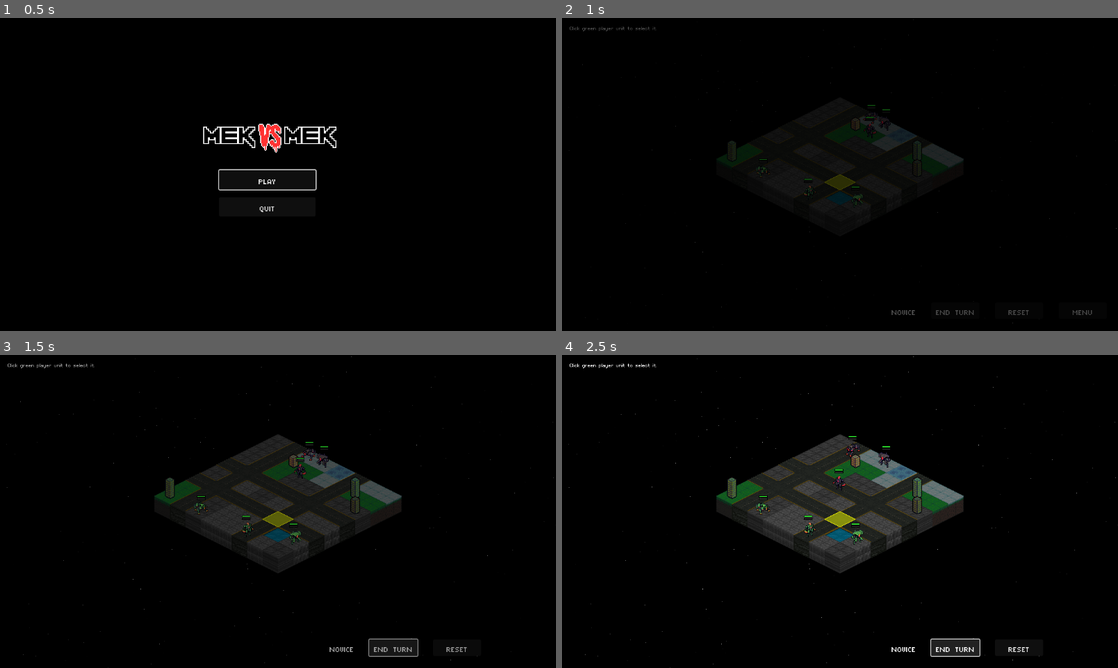
Above: before the commit, frames 1-4 (two rows, left to right).
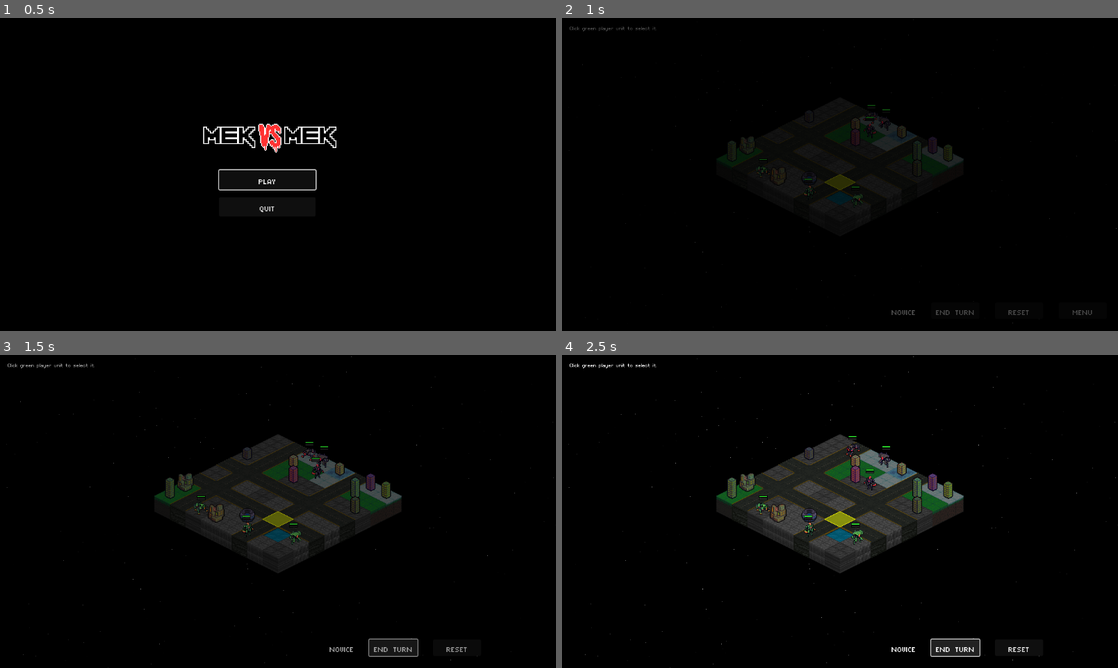
Above: after the commit, the same moments.

Repository: Tekknobot/Terrain
Game: Godot game, scene res://Scenes/TitleScreen.tscn
Same seed, same stepped clock (60 frames per second), same inputs: the game is played once before the commit and once after it. Sound files missing from this copy of the repository are replaced by a short silence.
Inputs:
- Up to frame 1 (0.5 s): no input
- Up to frame 2 (1 s): click "PLAY" at 0.5 s
- Up to frame 3 (1.5 s): click "END TURN" at 1.25 s
- Up to frame 4 (2.5 s): click "END TURN" at 2 s

Frame 1 is identical in both runs. In frame 2, 0.2% of the frame differs, in the area x 31-71%, y 29-53%; in frame 3, 0.7%; in frame 4, 0.8%, in the area x 31-71%, y 29-54%.

Commit message:
Adjust map size on grandmaster tier.

Diff:
--- a/Scenes/Main.tscn
+++ b/Scenes/Main.tscn
@@ -242,7 +242,7 @@
 enemy_units = Array[PackedScene]([ExtResource("9_tx01l"), ExtResource("10_jnxcy"), ExtResource("11_kslvh"), ExtResource("28_ao3sm"), ExtResource("12_igjmq"), ExtResource("31_52wv1"), ExtResource("13_mmtes"), ExtResource("14_42888")])
 map_details = NodePath("../CanvasLayer/Control/HBoxContainer/MapDetails")
 structure_scenes = Array[PackedScene]([ExtResource("29_u3kwq"), ExtResource("30_vr6ln"), ExtResource("31_u8ap8"), ExtResource("32_ebequ"), ExtResource("33_8ltv0"), ExtResource("34_r0hbk")])
-max_structures = 4
+max_structures = 12
 reset_button = NodePath("../CanvasLayer/Control/HBoxContainer/Reset")
 menu_button = NodePath("../CanvasLayer/Control/HBoxContainer/Menu")
 endturn_button = NodePath("../CanvasLayer/Control/HBoxContainer/EndTurn")
--- a/Scripts/TileMap.gd
+++ b/Scripts/TileMap.gd
@@ -250,6 +250,10 @@
 	print("Map cleared – waiting for host data.")
 
 func _generate_map():
+	if GameData.map_difficulty >= 6:
+		grid_width = 10
+		grid_height = 10
+
 	for x in range(grid_width):
 		for y in range(grid_height):
 			var n = noise.get_noise_2d(x, y)
